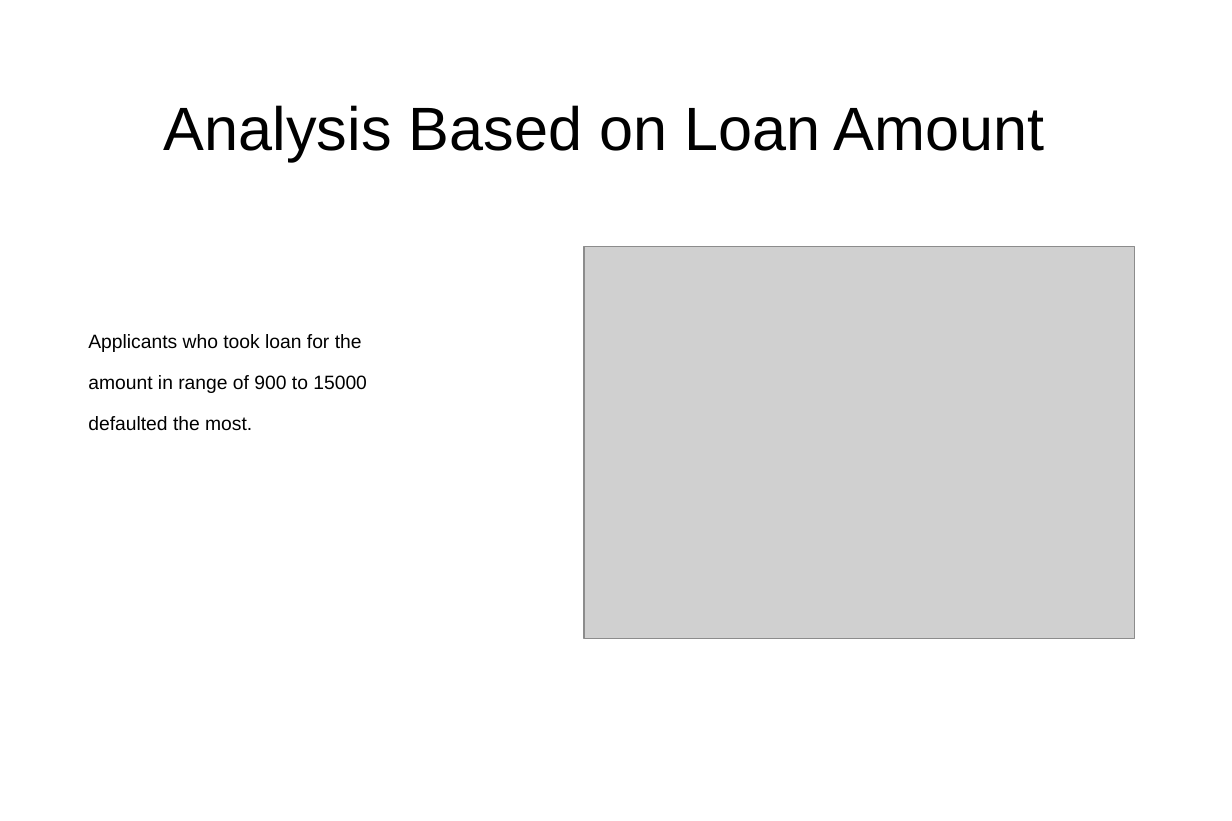
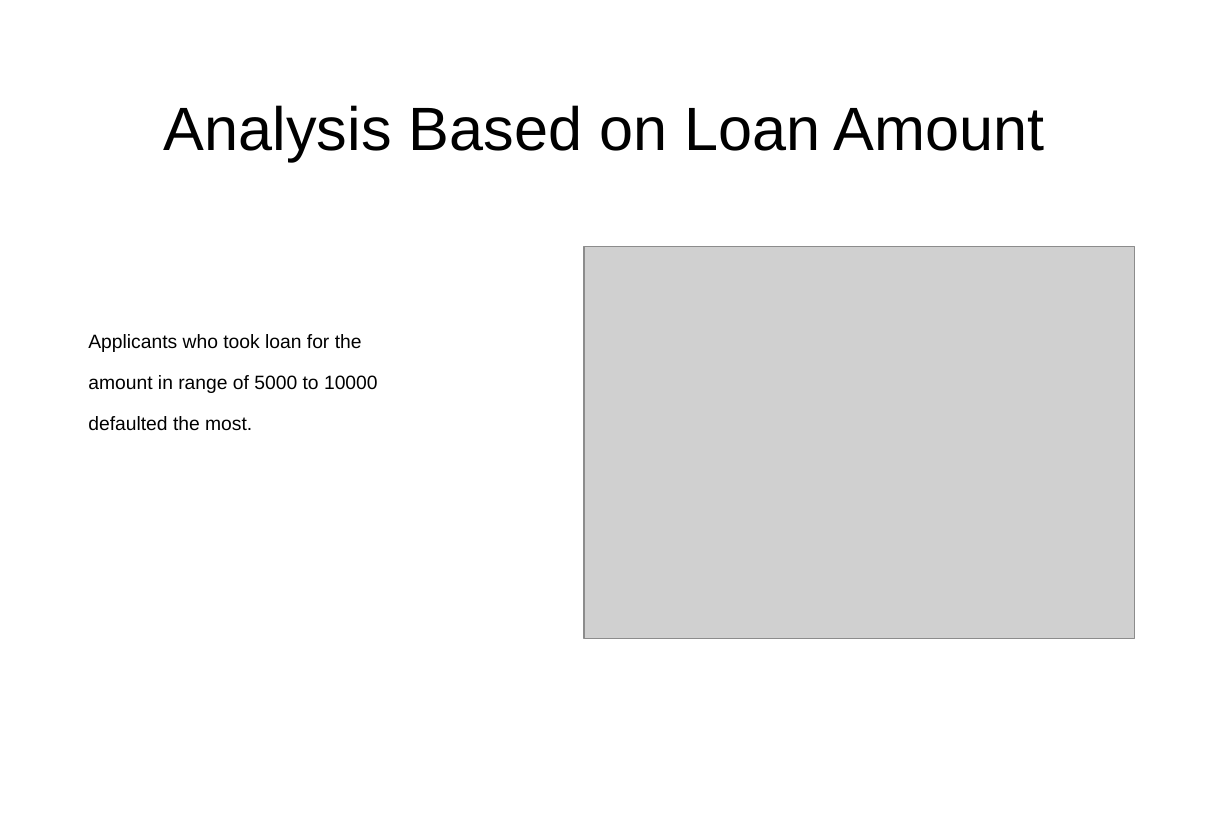
Before and after one commit to vinoth-commits/Lending-Club-Case-Study, a slide deck: slide 8 of Vinoth.ppt. Drawn at 1232x821 pixels with LibreOffice and Linux fonts; fonts in the diff are those of the drawing; grey boxes stand for pictures; background and template pictures are left out. Boxes give left, top, right and bottom in pixels: in the first picture for what was removed or moved away, otherwise in the second. Text is boxed around its words. In the diff, an @@ line names an element or a change of style, - is before the commit and + after.

```diff
--- a/Vinoth.ppt
+++ b/Vinoth.ppt
@@ text at [88, 375, 378, 393]: text changed @@
-amount in range of 900 to 15000
+amount in range of 5000 to 10000
```
Also in this commit, not shown: 6 other slides changed, 1 other file.
